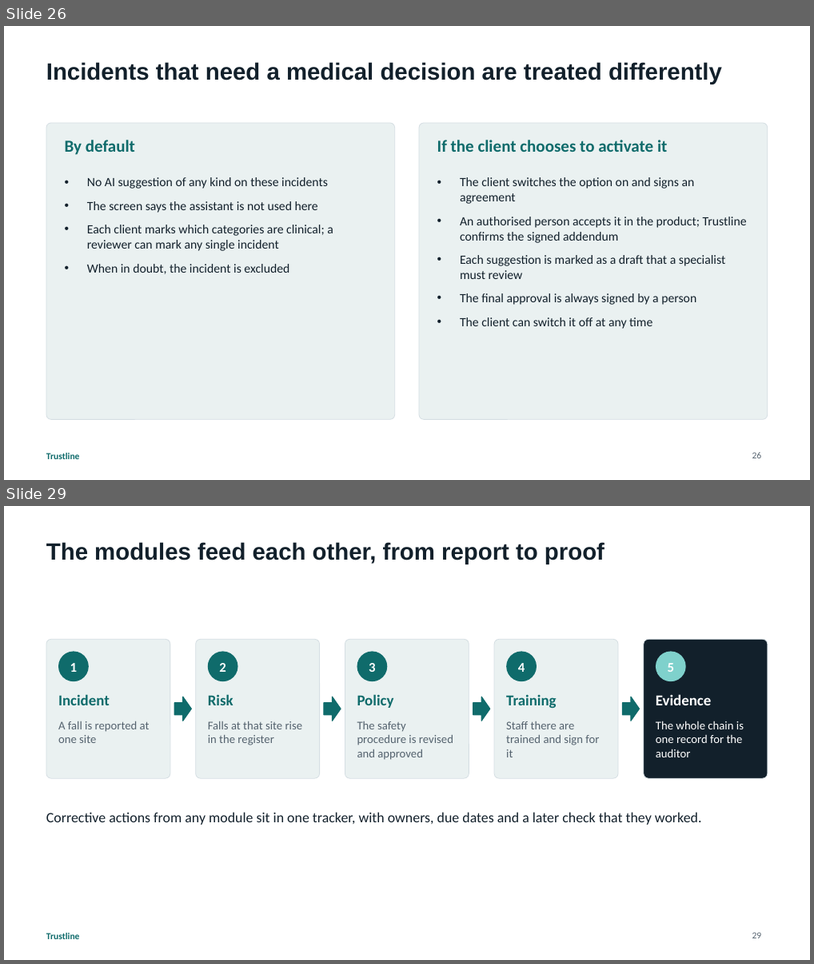
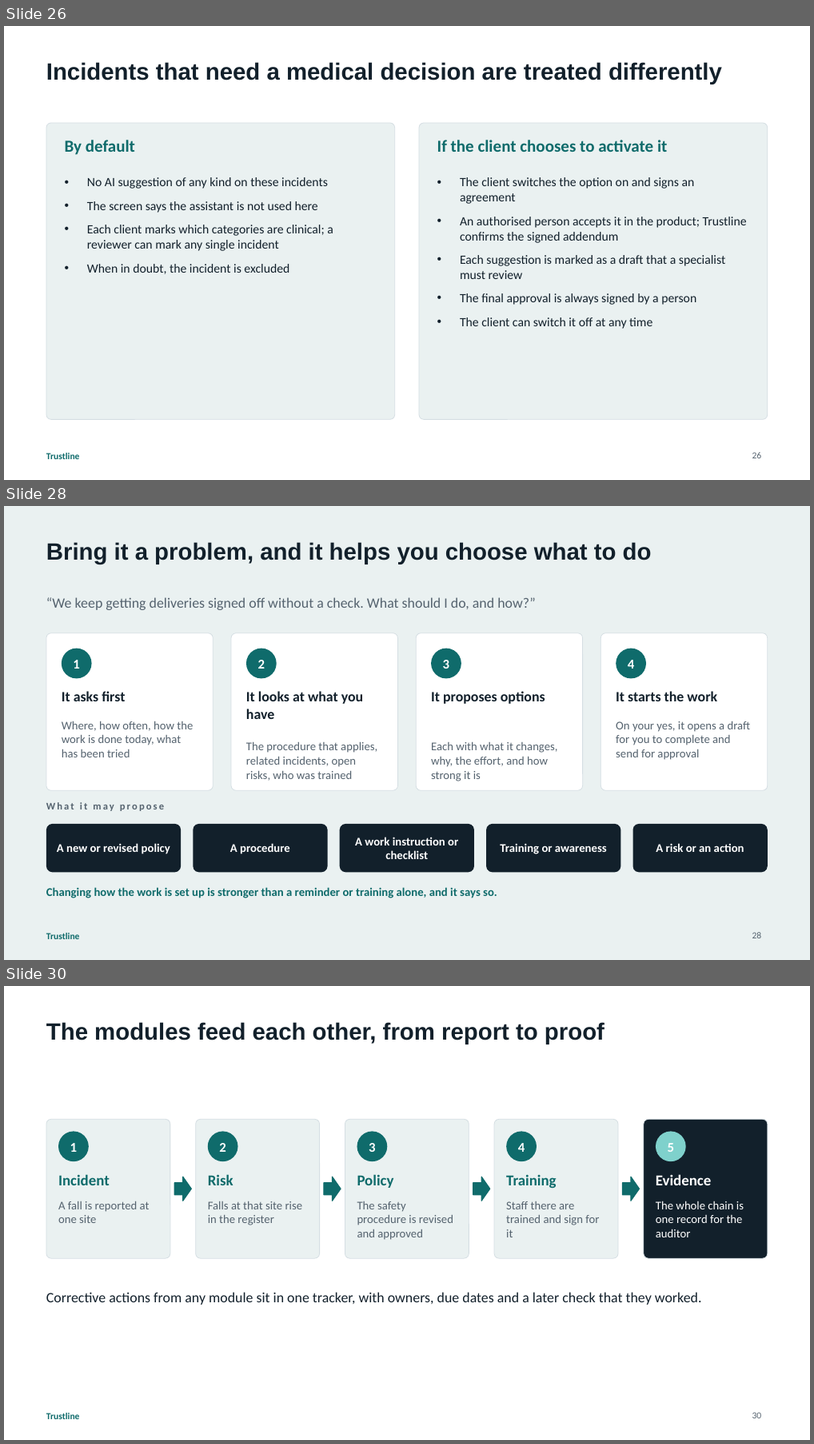
Before and after one commit to husseinalbustany/Trustline, a slide deck: docs/presentations/Trustline-Platform-Overview.pptx. Shown one above the other, each under a label of ours: slides 26 and 29 before the commit, slides 26, 28 and 30 after it; the slides between them are not shown. The pictures are 814x964 and 814x1444 pixels, drawn with LibreOffice and Linux fonts; fonts in the diff are those of the drawing. Boxes give left, top, right and bottom in pixels: in the first picture for what was removed or moved away, otherwise in the second. Text is boxed around its words. In the diff, an @@ line names an element or a change of style, - is before the commit and + after.

```diff
--- a/docs/presentations/Trustline-Platform-Overview.pptx
+++ b/docs/presentations/Trustline-Platform-Overview.pptx
@@ slide 28 added at [4, 506, 810, 960], background #EAF1F1; not listed: 1 template element that a slide beside it also shows @@
@@ title added at [46, 542, 652, 564], 28 pt, text #12202B, bold @@
+Bring it a problem, and it helps you choose what to do
@@ text added at [46, 597, 536, 610], 17 pt, text #55636F @@
+“We keep getting deliveries signed off without a check. What should I do, and how?”
@@ rounded rectangle added at [46, 633, 214, 790], fill #FFFFFF, outline #D5DEE3 0.75 pt @@
@@ ellipse added at [62, 648, 92, 679], fill #0F6B6B, 16 pt, text #FFFFFF, bold @@
+1
@@ rounded rectangle added at [231, 633, 398, 790], fill #FFFFFF, outline #D5DEE3 0.75 pt @@
@@ ellipse added at [246, 648, 277, 679], fill #0F6B6B, 16 pt, text #FFFFFF, bold @@
+2
@@ rounded rectangle added at [417, 633, 583, 790], fill #FFFFFF, outline #D5DEE3 0.75 pt @@
@@ ellipse added at [432, 648, 462, 679], fill #0F6B6B, 16 pt, text #FFFFFF, bold @@
+3
@@ rounded rectangle added at [601, 633, 768, 790], fill #FFFFFF, outline #D5DEE3 0.75 pt @@
@@ ellipse added at [616, 648, 646, 679], fill #0F6B6B, 16 pt, text #FFFFFF, bold @@
+4
@@ text added at [62, 691, 125, 701], 17 pt, text #12202B, bold @@
+It asks first
@@ text added at [246, 691, 363, 719], 17 pt, text #12202B, bold @@
+It looks at what you have
@@ text added at [431, 691, 546, 704], 17 pt, text #12202B, bold @@
+It proposes options
@@ text added at [616, 691, 718, 701], 17 pt, text #12202B, bold @@
+It starts the work
@@ text added at [62, 721, 193, 757], 14 pt, text #55636F @@
+Where, how often, how the work is done today, what has been tried
@@ text added at [616, 721, 751, 760], 14 pt, text #55636F @@
+On your yes, it opens a draft for you to complete and send for approval
@@ text added at [246, 742, 378, 780], 14 pt, text #55636F @@
+The procedure that applies, related incidents, open risks, who was trained
@@ text added at [431, 742, 558, 781], 14 pt, text #55636F @@
+Each with what it changes, why, the effort, and how strong it is
@@ text added at [46, 802, 164, 811], 12 pt, text #55636F, bold @@
+What it may propose
@@ rounded rectangle added at [46, 824, 182, 872], fill #12202B, 14 pt, text #FFFFFF, bold @@
+A new or revised policy
@@ rounded rectangle added at [194, 824, 328, 872], fill #12202B, 14 pt, text #FFFFFF, bold @@
+A procedure
@@ rounded rectangle added at [340, 824, 474, 872], fill #12202B, 14 pt, text #FFFFFF, bold @@
+A work instruction or checklist
@@ rounded rectangle added at [486, 824, 622, 872], fill #12202B, 14 pt, text #FFFFFF, bold @@
+Training or awareness
@@ rounded rectangle added at [633, 824, 768, 872], fill #12202B, 14 pt, text #FFFFFF, bold @@
+A risk or an action
@@ text added at [46, 887, 498, 898], 14 pt, text #0F6B6B, bold @@
+Changing how the work is set up is stronger than a reminder or training alone, and it says so.
@@ page number added at [753, 932, 762, 938], 11 pt, text #55636F @@
+28
@@ what was slide 29 is now slide 30 @@
@@ page number at [753, 1412, 762, 1418]: text changed @@
-29
+30
```
Also in this commit, not shown: 2 slides changed, 2 other files.
